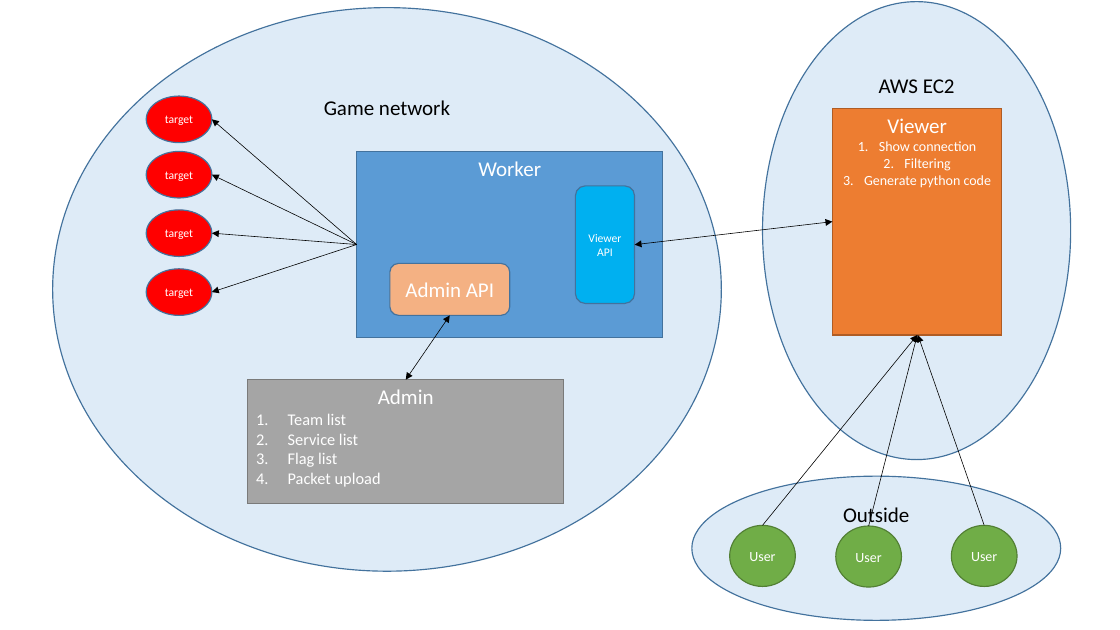
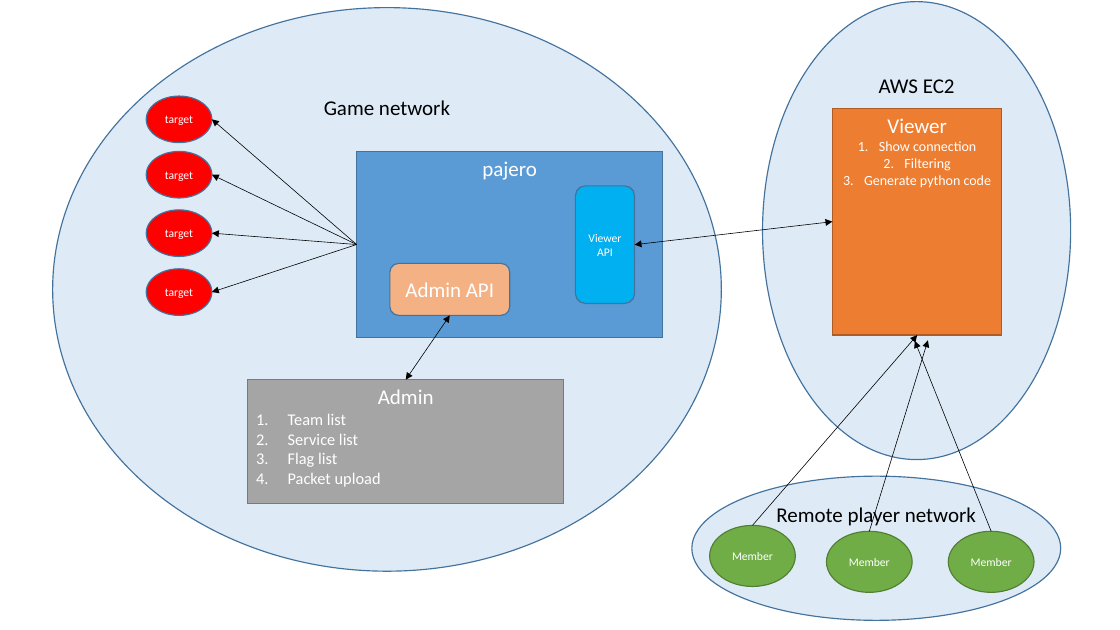
Before and after one commit to posgnu/pajero, a slide deck: slide 2 of design doc.pptx. Drawn at 1120x630 pixels with LibreOffice and Linux fonts; fonts in the diff are those of the drawing. Boxes give left, top, right and bottom in pixels: in the first picture for what was removed or moved away, otherwise in the second. Text is boxed around its words. In the diff, an @@ line names an element or a change of style, - is before the commit and + after.

```diff
--- a/design doc.pptx
+++ b/design doc.pptx
@@ text in rectangle at (482, 161, 537, 180): text changed @@
-Worker
+pajero
@@ arrow moved from (763, 525) - (918, 335) to (753, 525) - (918, 335) @@
@@ arrow moved from (869, 526) - (918, 335) to (870, 531) - (928, 340) @@
@@ arrow moved from (985, 525) - (918, 335) to (991, 531) - (915, 341) @@
@@ text in ellipse at (776, 504, 976, 528): text changed @@
-Outside
+Remote player network
@@ ellipse "Member": place and size @@
-ellipse "Member" at (730, 525, 796, 586)
+ellipse "Member" at (710, 525, 796, 586)
@@ ellipse "Member": place and size @@
-ellipse "Member" at (836, 526, 902, 587)
+ellipse "Member" at (827, 531, 912, 592)
@@ ellipse "Member": place and size @@
-ellipse "Member" at (952, 525, 1017, 586)
+ellipse "Member" at (949, 531, 1034, 592)
@@ text in ellipse at (732, 552, 773, 560): text changed; size 12 to 10 pt @@
-User
+Member
@@ text in ellipse at (849, 558, 890, 566): text changed; size 12 to 10 pt @@
-User
+Member
@@ text in ellipse at (971, 558, 1012, 566): text changed; size 12 to 10 pt @@
-User
+Member
```
Also in this commit, not shown: 1 other slide changed, 3 other files.
